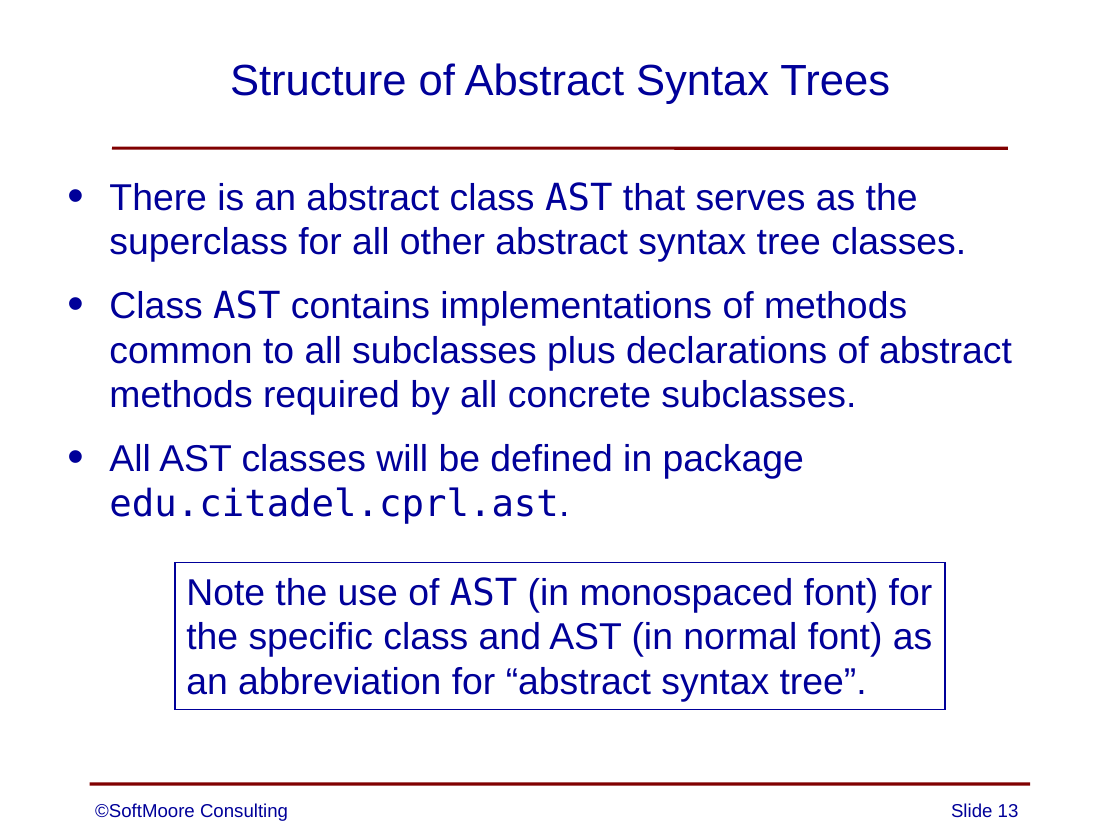
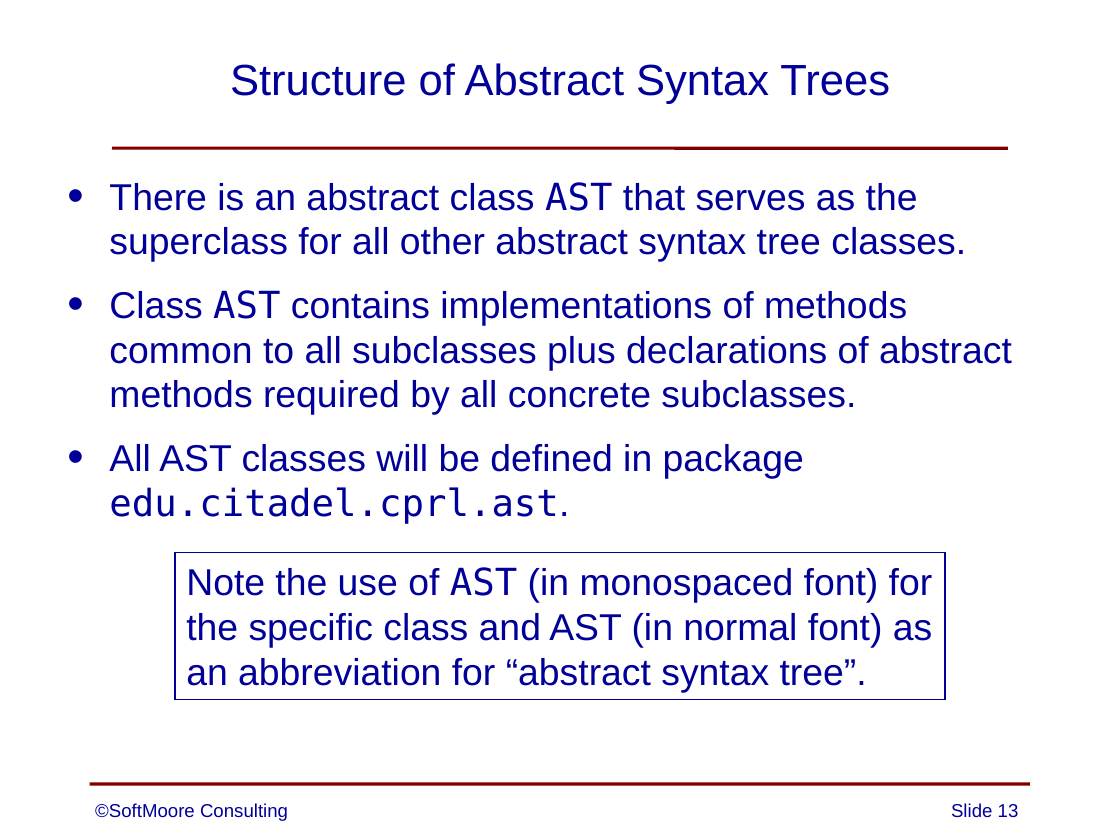
Before and after one commit to SoftMoore/CPRL-Java-4th, a slide deck: slide 13 of PowerPoints/08 - Abstract Syntax Trees.pptx. Drawn at 1120x840 pixels with LibreOffice and Linux fonts; fonts in the diff are those of the drawing. Boxes give left, top, right and bottom in pixels: in the first picture for what was removed or moved away, otherwise in the second. Text is boxed around its words. In the diff, an @@ line names an element or a change of style, - is before the commit and + after.

```diff
--- a/PowerPoints/08 - Abstract Syntax Trees.pptx
+++ b/PowerPoints/08 - Abstract Syntax Trees.pptx
@@ rectangle "Note the use of AST ..." moved from (x1=175, y1=562, x2=945, y2=709) to (x1=175, y1=553, x2=945, y2=700) @@
```
Also in this commit, not shown: 6 other slides changed.
